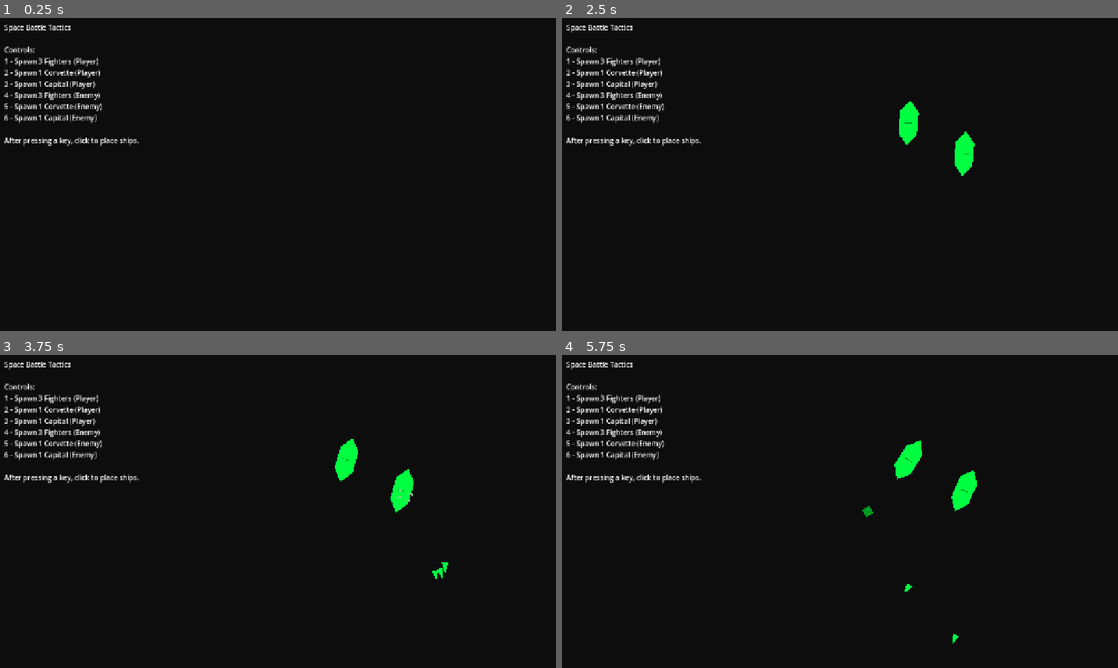
Above: before the commit, frames 1-4 (two rows, left to right).
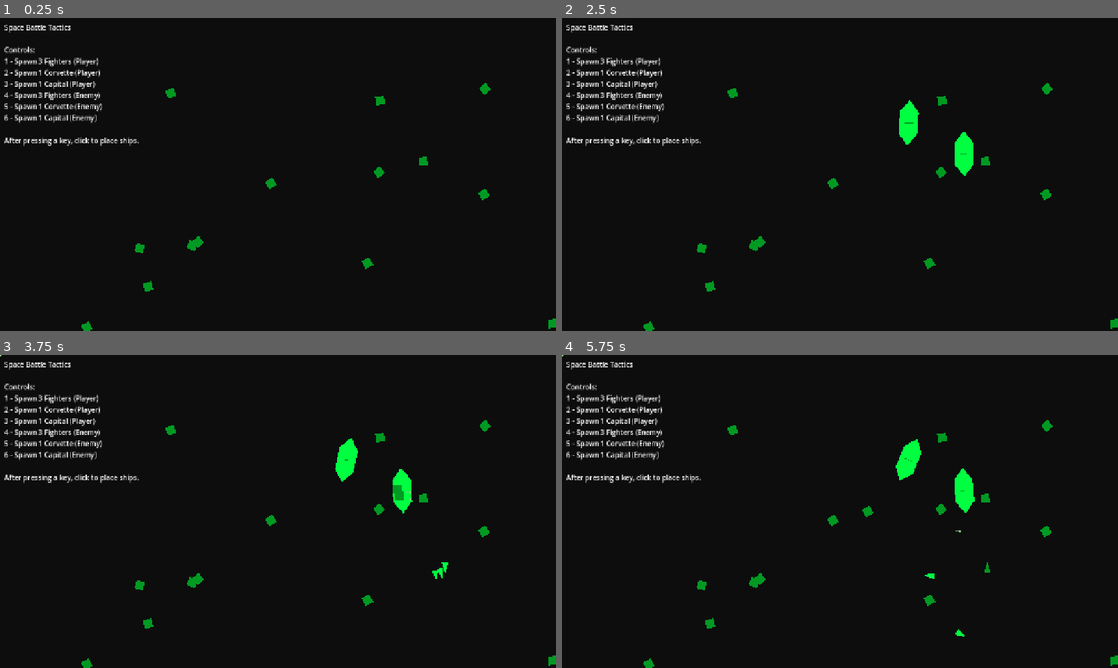
Above: after the commit, the same moments.

Repository: jaypeeZero/hal-we-play-a-game
Game: Godot game, scene res://scenes/space_battle.tscn
Same seed, same stepped clock (60 frames per second), same inputs: the game is played once before the commit and once after it.
Inputs (mouse positions are in pixels of both pictures, inside the frame that each line leads up to):
- Up to frame 1 (0.25 s): no input
- Up to frame 2 (2.5 s): tap Enter at 0.5, 2 s; move the mouse to (962, 158) at 0.52 s; hold 3 (spawn_capital) 0.53-1.25 s; click (962, 158) at 0.67 s; tap Space at 1.25 s; drag from (728, 190) to (962, 152) at 1.27 s; move the mouse to (895, 105) at 2.02 s; hold 6 (spawn_enemy_capital) from 2.03 s (still down); click (895, 105) at 2.17 s
- Up to frame 3 (3.75 s): release 6 (spawn_enemy_capital) at 2.75 s; tap Space at 2.75 s; drag from (250, 574) to (344, 461) at 2.77 s; tap Enter at 3.5 s; move the mouse to (444, 558) at 3.52 s; hold 4 (spawn_enemy_fighter) from 3.53 s (still down); click (444, 558) at 3.67 s
- Up to frame 4 (5.75 s): release 4 (spawn_enemy_fighter) at 4.25 s; drag from (673, 464) to (990, 577) at 4.27 s; move the mouse to (867, 511) at 5.02 s; hold 9 (spawn_obstacle_large) from 5.03 s (still down); click (867, 511) at 5.17 s

The runs differ from the first frame. In frame 1, 0.6% of the frame differs, in the area x 14-100%, y 20-100%; in frame 2, 0.6%; in frame 3, 0.8%; in frame 4, 1.0%, in the area x 0-100%, y 0-100%.

Commit message:
Add automatic obstacle spawning at game start
Spawns varied obstacles across the battlefield on initialization:
- 8 small asteroids
- 5 medium asteroids
- 3 large asteroids
- 2 platforms (indestructible)
- 2 dock scaffolding structures
- 10 debris pieces

Total: 30 obstacles randomly positioned with 150px margin from edges.
Provides immediate tactical challenge for ship AI navigation.

Diff:
--- a/scripts/space/space_battle_game.gd
+++ b/scripts/space/space_battle_game.gd
@@ -52,6 +52,7 @@
 
 func _ready() -> void:
 	_setup_input_actions()
+	_spawn_initial_obstacles()
 	game_started.emit()
 
 	if BattleEventLoggerAutoload.service:
@@ -391,6 +392,30 @@
 	}
 	print("Click to spawn %s obstacle" % obstacle_type)
 
+## Spawn initial obstacles at game start
+func _spawn_initial_obstacles() -> void:
+	var obstacle_types = [
+		{"type": "asteroid_small", "count": 8},
+		{"type": "asteroid_medium", "count": 5},
+		{"type": "asteroid_large", "count": 3},
+		{"type": "platform", "count": 2},
+		{"type": "dock_scaffolding", "count": 2},
+		{"type": "debris", "count": 10}
+	]
+
+	# Add margin to keep obstacles away from edges
+	var margin = 150.0
+	var spawn_area_min = Vector2(margin, margin)
+	var spawn_area_max = _battlefield_size - Vector2(margin, margin)
+
+	for obstacle_config in obstacle_types:
+		for i in range(obstacle_config.count):
+			var random_pos = Vector2(
+				randf_range(spawn_area_min.x, spawn_area_max.x),
+				randf_range(spawn_area_min.y, spawn_area_max.y)
+			)
+			spawn_obstacle(obstacle_config.type, random_pos)
+
 ## Spawn an obstacle at the given position
 func spawn_obstacle(obstacle_type: String, position: Vector2) -> Dictionary:
 	# Create obstacle data
